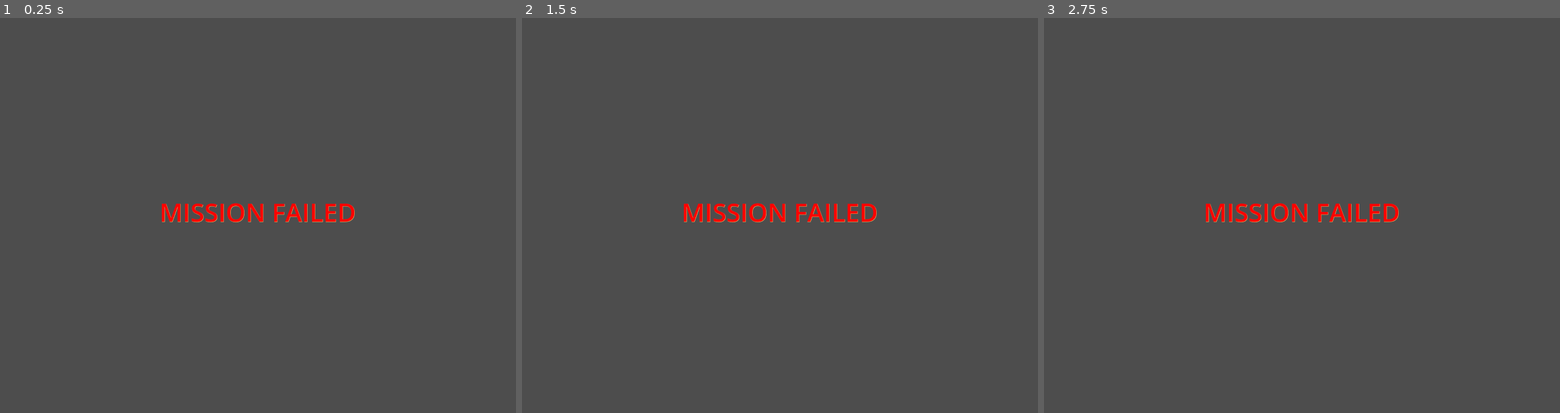
Above: before the commit, frames 1-3 (left to right).
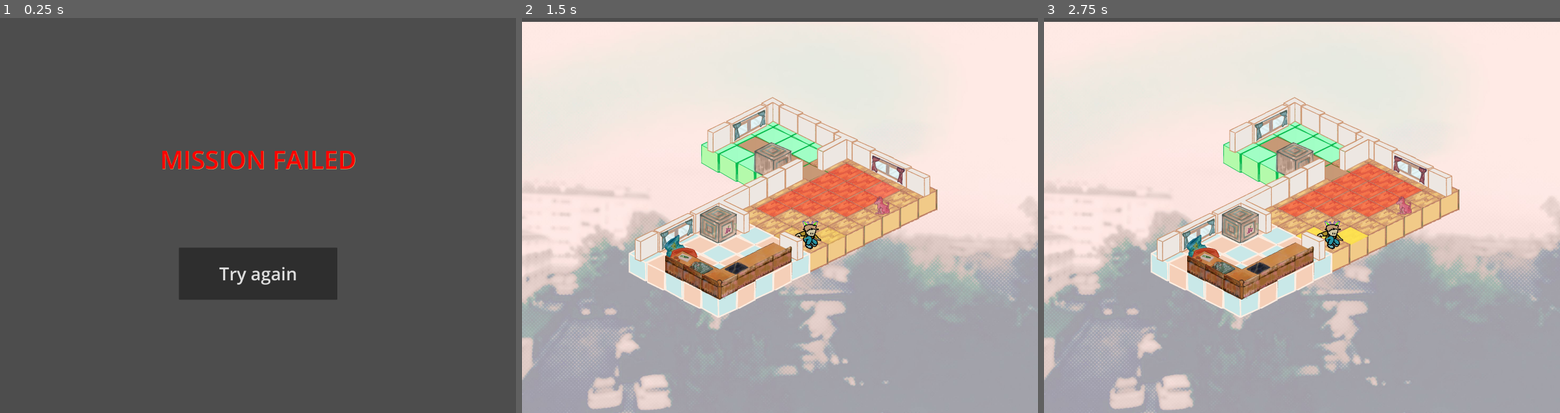
Above: after the commit, the same moments.

Repository: remimorvan/isometric-reverse-heist-simulator-2000
Game: Godot game, scene res://scenes/mission_failed.tscn
Two runs of this game, one before a commit and one after it. Both use one fixed random seed, a clock stepped at 60 frames per second and the inputs below. This scene is started directly instead of the project's main scene. The engine's default icon, where the game draws it, is replaced by a stand-in: a white triangle on a blue panel in a dark square.
Inputs (mouse positions are in pixels of both pictures, inside the frame that each line leads up to):
- Up to frame 1 (0.25 s): no input
- Up to frame 2 (1.5 s): click (780, 274) at 0.5 s, where only the run after the commit has a clickable "Try again"; tap Enter at 1.25 s; move the mouse to (893, 191) at 1.27 s; click (893, 191) at 1.42 s
- Up to frame 3 (2.75 s): tap Space at 2 s; move the mouse to (1198, 231) at 2.02 s; click (1198, 231) at 2.17 s

The runs differ from the first frame. In frame 1, 5.6% of the frame differs, in the area x 31-69%, y 33-72%; in frame 2, 99%, in the area x 0-100%, y 0-100%; in frame 3, 99%.

Commit message:
try again screen

Diff:
--- a/scenes/mission_failed.tscn
+++ b/scenes/mission_failed.tscn
@@ -1,12 +1,14 @@
-[gd_scene format=3 uid="uid://dptrqojvi3uk4"]
+[gd_scene load_steps=2 format=3 uid="uid://dptrqojvi3uk4"]
+
+[ext_resource type="Script" uid="uid://57m4k372d6m" path="res://scenes/try_again_button.gd" id="1_v0lrm"]
 
 [node name="Node2D" type="Node2D"]
 
 [node name="Label" type="Label" parent="."]
-offset_left = -539.0
-offset_top = -137.0
-offset_right = 536.0
-offset_bottom = 140.0
+offset_left = -537.0
+offset_top = -347.0
+offset_right = 538.0
+offset_bottom = -70.0
 theme_override_colors/font_color = Color(1, 0, 0, 1)
 theme_override_colors/font_shadow_color = Color(0.913725, 0.792157, 0.423529, 1)
 theme_override_colors/font_outline_color = Color(0, 1, 0, 1)
@@ -16,3 +18,12 @@
 vertical_alignment = 1
 
 [node name="Camera2D" type="Camera2D" parent="."]
+
+[node name="Button" type="Button" parent="."]
+offset_left = -314.0
+offset_top = 143.0
+offset_right = 315.0
+offset_bottom = 350.0
+theme_override_font_sizes/font_size = 70
+text = "TRY AGAIN"
+script = ExtResource("1_v0lrm")
--- /dev/null
+++ b/scenes/try_again_button.gd
@@ -0,0 +1,8 @@
+extends Button
+
+func _ready():
+	text = "Try again"
+	pressed.connect(_button_pressed)
+
+func _button_pressed():
+	get_tree().change_scene_to_file("res://scenes/MainLevel.tscn")
Not shown, added: scenes/try_again_button.gd.uid
